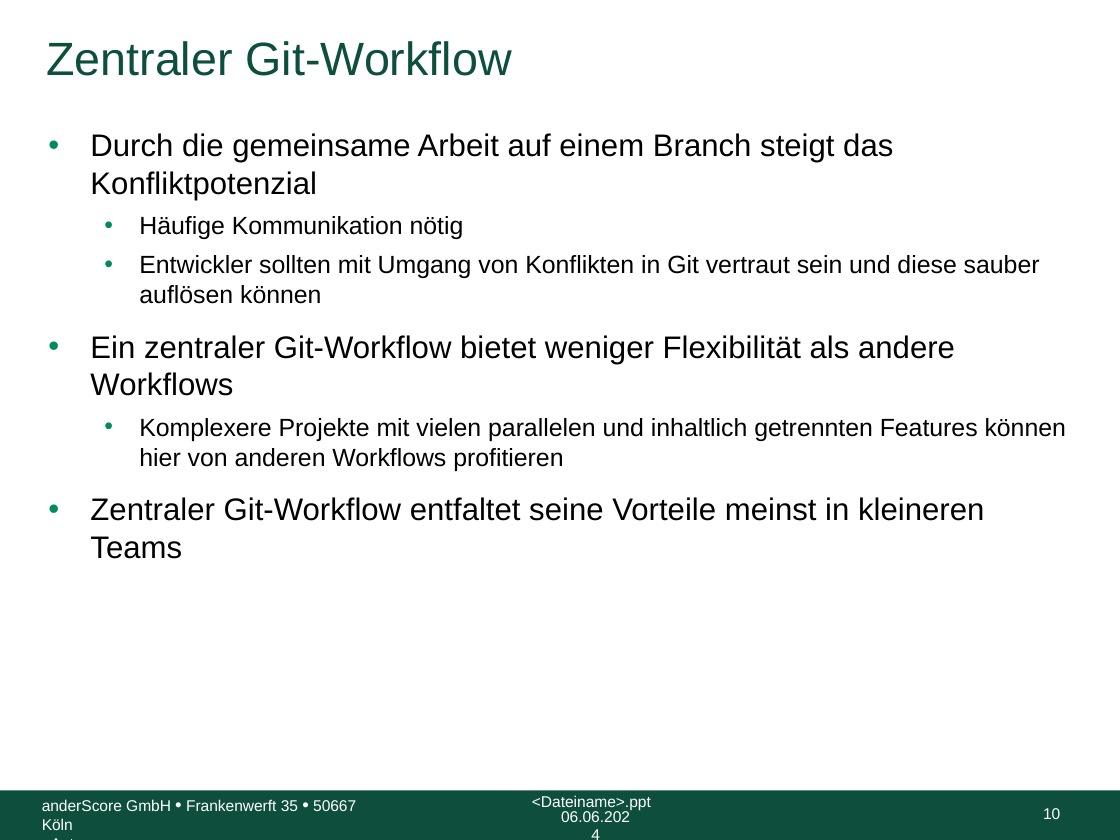
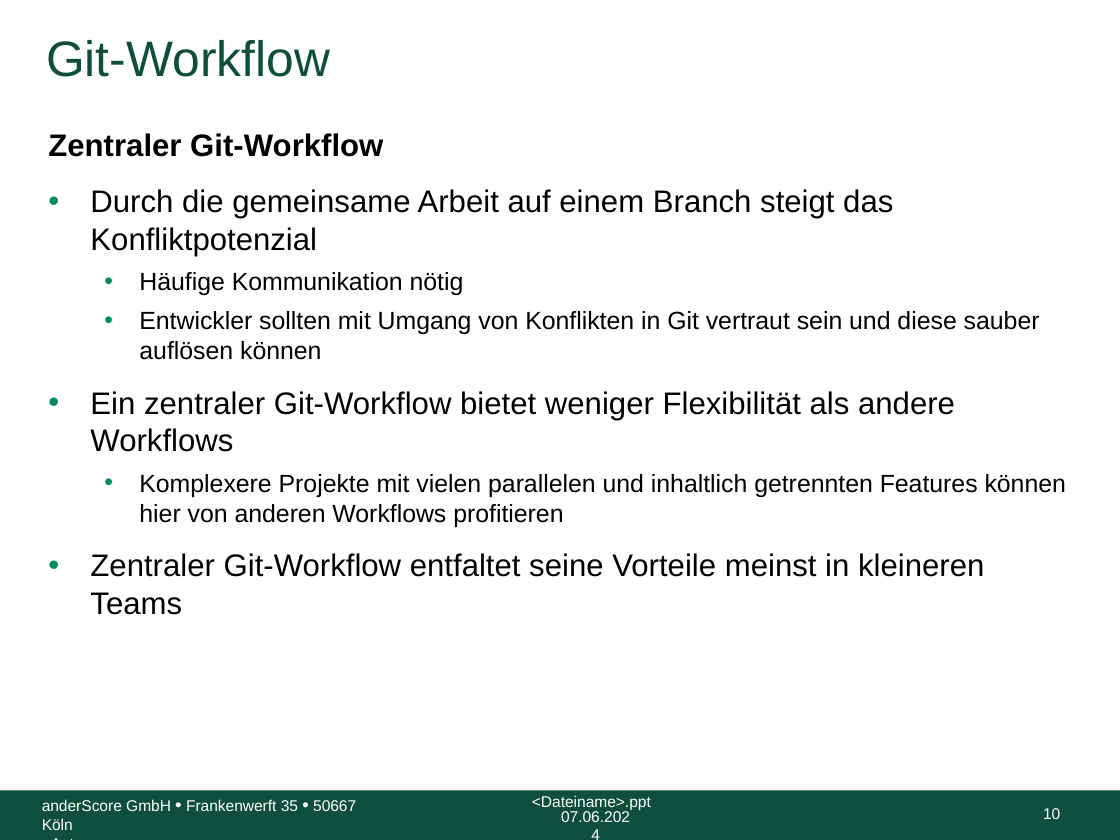
Before and after one commit to anderscore-gmbh/gitlab, a slide deck: slide 10 of slides/Tag-1_6-Git-Workflow-im-Team.pptx. Drawn at 1120x840 pixels with LibreOffice and Linux fonts; fonts in the diff are those of the drawing; background and template pictures are left out. Boxes give left, top, right and bottom in pixels: in the first picture for what was removed or moved away, otherwise in the second. Text is boxed around its words. In the diff, an @@ line names an element or a change of style, - is before the commit and + after.

```diff
--- a/slides/Tag-1_6-Git-Workflow-im-Team.pptx
+++ b/slides/Tag-1_6-Git-Workflow-im-Team.pptx
@@ title at box(46, 40, 330, 77): text changed; size 30 to 32 pt @@
-Zentraler Git-Workflow
+Git-Workflow
@@ text at box(48, 133, 383, 157): paragraph added @@
+Zentraler Git-Workflow
@@ text at box(561, 811, 630, 822): text changed @@
-06.06.2024
+07.06.2024
```
Also in this commit, not shown: 23 other slides changed.
